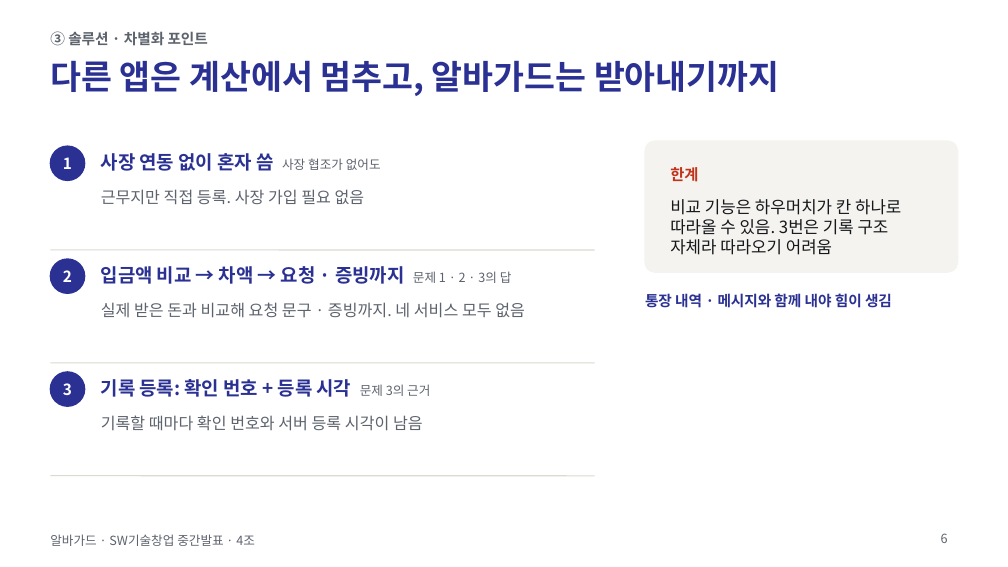
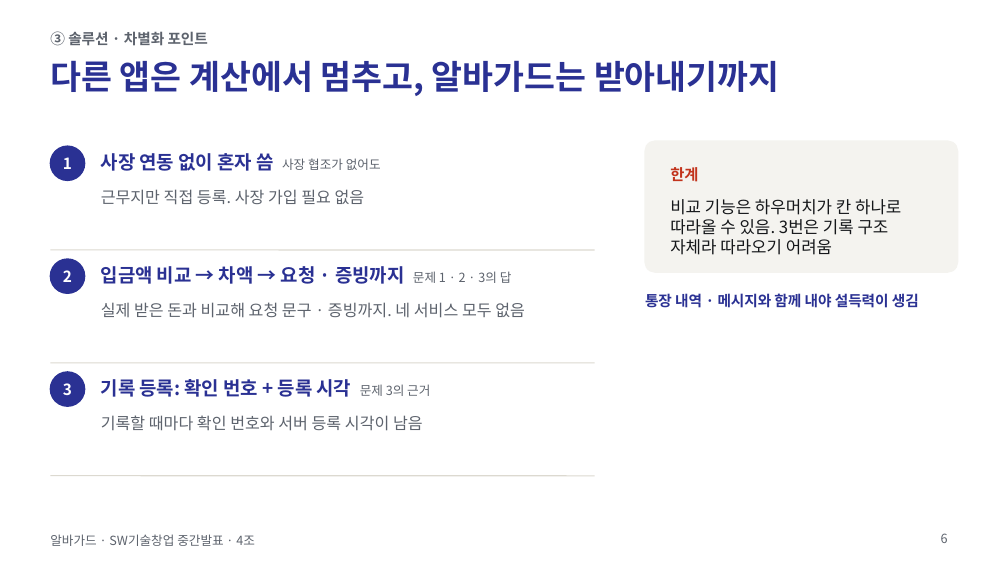
Before and after one commit to jihooni217/albaguard, a slide deck: slide 6 of docs/06_중간발표_PPT_간결판.pptx. Drawn at 1008x567 pixels with LibreOffice and Linux fonts; fonts in the diff are those of the drawing. Boxes give left, top, right and bottom in pixels: in the first picture for what was removed or moved away, otherwise in the second. Text is boxed around its words. In the diff, an @@ line names an element or a change of style, - is before the commit and + after.

```diff
--- a/docs/06_중간발표_PPT_간결판.pptx
+++ b/docs/06_중간발표_PPT_간결판.pptx
@@ text at (x1=645, y1=293, x2=919, y2=308): text changed @@
-통장 내역 · 메시지와 함께 내야 힘이 생김
+통장 내역 · 메시지와 함께 내야 설득력이 생김
```
Also in this commit, not shown: 6 other files.
